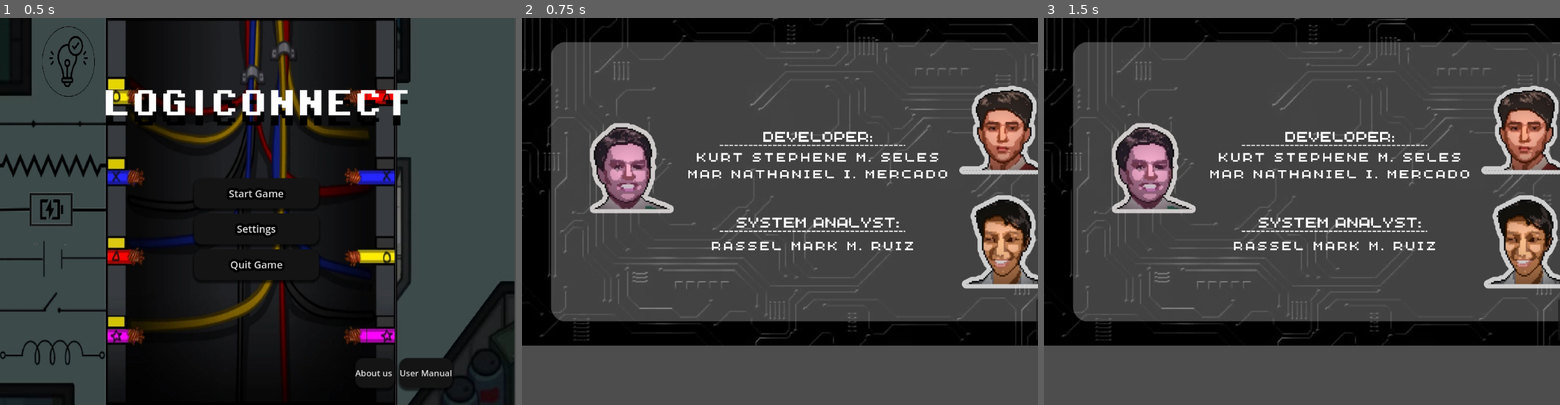
Above: before the commit, frames 1-3 (left to right).
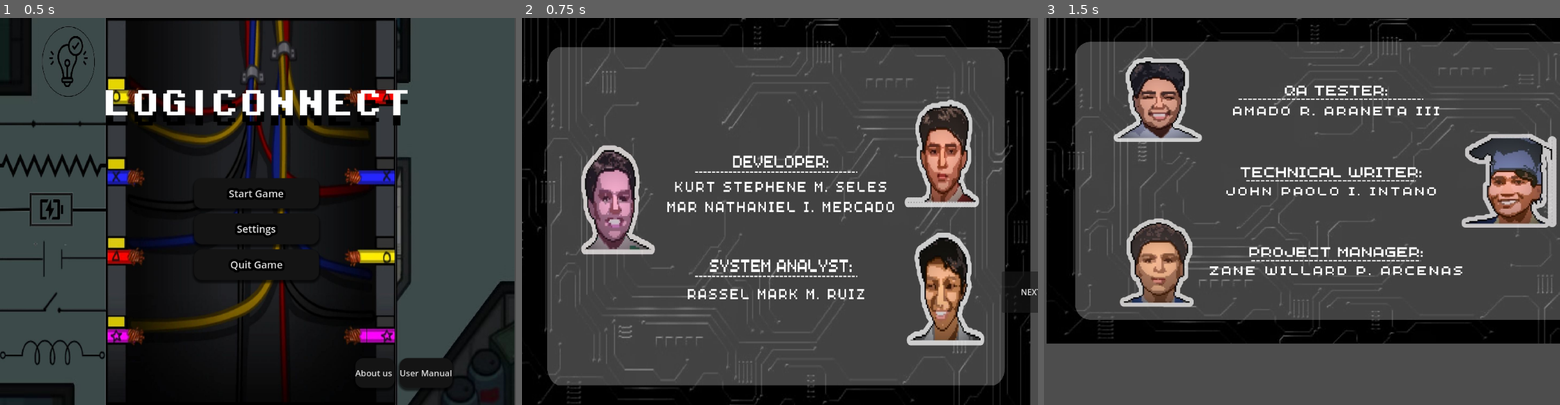
Above: after the commit, the same moments.

Repository: kurtseles090805/SD-PROJECT-GODOT
Game: Godot game, scene res://scenes/Home_Screen.tscn
Two runs of this game, one before a commit and one after it. Both use one fixed random seed, a clock stepped at 60 frames per second and the inputs below.
Inputs (mouse positions are in pixels of both pictures, inside the frame that each line leads up to):
- Up to frame 1 (0.5 s): no input
- Up to frame 2 (0.75 s): click "About us" at 0.5 s
- Up to frame 3 (1.5 s): click (1554, 292) at 1.25 s, where only the run after the commit has a clickable "NEXT"

Frame 1 is identical in both runs. In frame 2, 35% of the frame differs, in the area x 0-100%, y 0-100%; in frame 3, 21%.

Commit message:
new changes sa code natin mga burat

Diff:
--- a/scenes/AboutUsScene.tscn
+++ b/scenes/AboutUsScene.tscn
@@ -11,21 +11,26 @@
 anchors_preset = 15
 anchor_right = 1.0
 anchor_bottom = 1.0
+offset_right = -116.0
+offset_bottom = -98.0
 grow_horizontal = 2
 grow_vertical = 2
 
 [node name="Panel" type="Panel" parent="."]
-layout_mode = 0
-offset_right = 1153.0
-offset_bottom = 650.0
+layout_mode = 1
+anchors_preset = -1
+anchor_right = 1.111
+anchor_bottom = 1.17455
+offset_bottom = 6.10352e-05
 theme_override_styles/panel = SubResource("StyleBoxTexture_24mc0")
+metadata/_edit_use_anchors_ = true
 
 [node name="NextButton" type="Button" parent="."]
 layout_mode = 0
-offset_left = 1020.0
-offset_top = 558.0
-offset_right = 1138.0
-offset_bottom = 640.0
+offset_left = 952.0
+offset_top = 503.0
+offset_right = 1070.0
+offset_bottom = 585.0
 pivot_offset = Vector2(59, 46)
 text = "NEXT"
 script = ExtResource("2_i6xr0")
--- a/scenes/AboutUsSceneSecond.tscn
+++ b/scenes/AboutUsSceneSecond.tscn
@@ -1,9 +1,9 @@
 [gd_scene load_steps=3 format=3 uid="uid://h6desmrh7tkr"]
 
-[ext_resource type="Texture2D" uid="uid://cdv3r78a7qns4" path="res://scenes/PAGE2.jpg" id="1_n28n5"]
+[ext_resource type="Texture2D" uid="uid://bebxkdh6xtplv" path="res://ABOUTUSECOND.jpg" id="1_13xyh"]
 
 [sub_resource type="StyleBoxTexture" id="StyleBoxTexture_8dm7t"]
-texture = ExtResource("1_n28n5")
+texture = ExtResource("1_13xyh")
 
 [node name="Control" type="Control"]
 layout_mode = 3
--- a/scenes/NEXT BUTTON.gd
+++ b/scenes/NEXT BUTTON.gd
@@ -1,14 +1,14 @@
 extends Button
 
-
-# Called when the node enters the scene tree for the first time.
 func _ready() -> void:
-	pass # Replace with function body.
-
-
-# Called every frame. 'delta' is the elapsed time since the previous frame.
-func _process(delta: float) -> void:
-	pass
+	# Connect the button's pressed signal to our function
+	connect("pressed", Callable(self, "_next_button"))
 
 func _next_button() -> void:
-	get_tree().change_scene_to_file("res://scenes/AboutUsSceneSecond.tscn")
+	# Load the target scene and change to it
+	var next_scene = load("res://scenes/AboutUsSceneSecond.tscn")
+	if next_scene:
+		get_tree().change_scene_to_packed(next_scene)
+		print("Changing scene to AboutUsSceneSecond")
+	else:
+		print("Error: Scene not found at path")
--- a/scenes/UPDATED SCENE GAME.tscn
+++ b/scenes/UPDATED SCENE GAME.tscn
@@ -20,18 +20,24 @@
 
 [node name="Control" type="Control"]
 layout_mode = 3
-anchors_preset = 0
-offset_left = 1.0
-offset_right = 1148.0
-offset_bottom = 654.0
+anchors_preset = 15
+anchor_right = 1.0
+anchor_bottom = 1.0
+grow_horizontal = 2
+grow_vertical = 2
 script = ExtResource("1_8yfa2")
+metadata/_edit_use_anchors_ = true
 
 [node name="PANEL SCREEN" type="Panel" parent="."]
-layout_mode = 0
-offset_left = 7.0
-offset_top = -8.0
-offset_right = 1156.0
-offset_bottom = 645.0
+layout_mode = 1
+anchors_preset = -1
+anchor_top = 0.037037
+anchor_right = 1.0
+anchor_bottom = 1.03704
+grow_horizontal = 2
+grow_vertical = 2
+scale = Vector2(0.820036, 1.19444)
+metadata/_edit_use_anchors_ = true
 
 [node name="TOP BOX" type="Panel" parent="."]
 layout_mode = 0
@@ -104,15 +110,14 @@
 offset_top = 64.0
 offset_right = 127.0
 offset_bottom = 584.0
+theme_override_constants/separation = 50
+
+[node name="TextureRect" parent="VBoxContainer" instance=ExtResource("2_d44vy")]
+custom_minimum_size = Vector2(103, 128)
+layout_mode = 2
+texture = ExtResource("3_1scrj")
 
 [node name="Node2D" type="Node2D" parent="."]
-
-[node name="TextureRect" parent="Node2D" instance=ExtResource("2_d44vy")]
-offset_left = -1.0
-offset_top = 64.0
-offset_right = 127.0
-offset_bottom = 192.0
-texture = ExtResource("3_1scrj")
 
 [node name="TextureRect2" parent="Node2D" instance=ExtResource("2_d44vy")]
 offset_left = 391.0
Binary file added: ABOUTUSECOND.jpg
Not shown, changed: ABOUTUSECOND.jpg.import
Binary file removed: scenes/PAGE2.jpg
